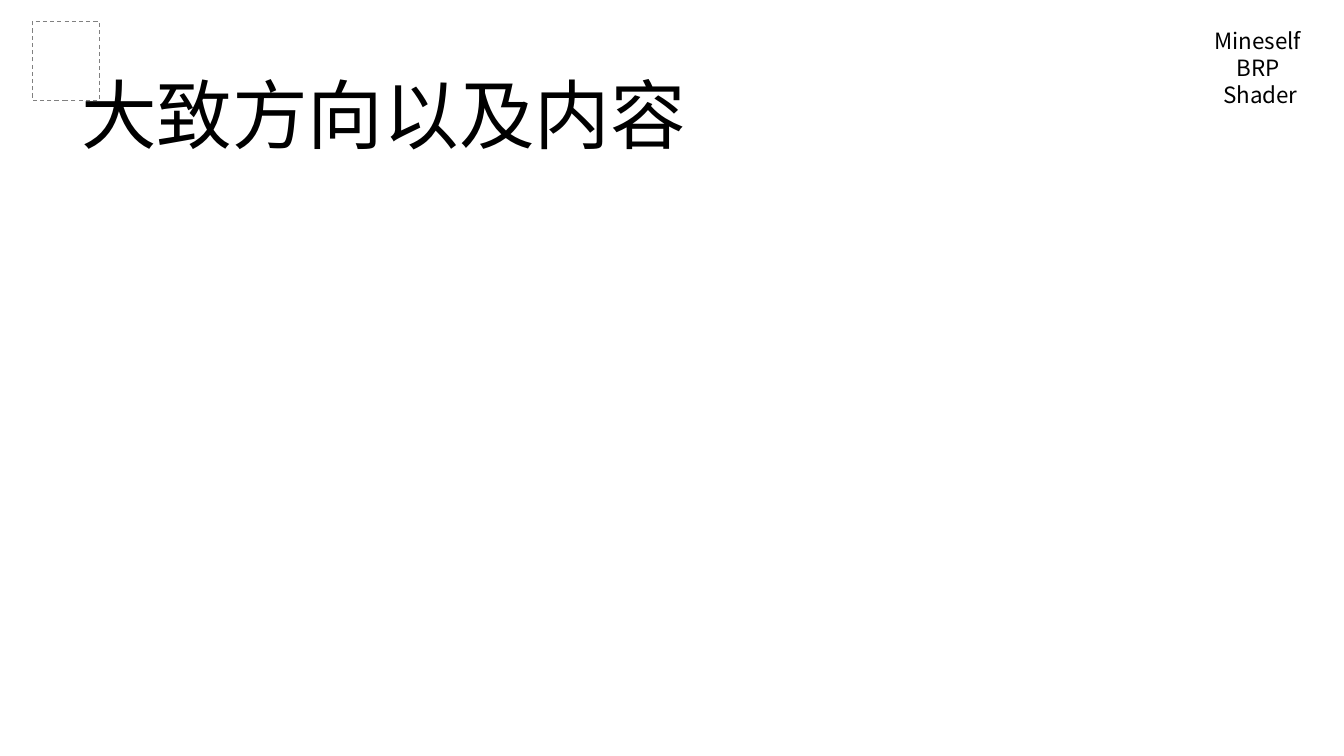
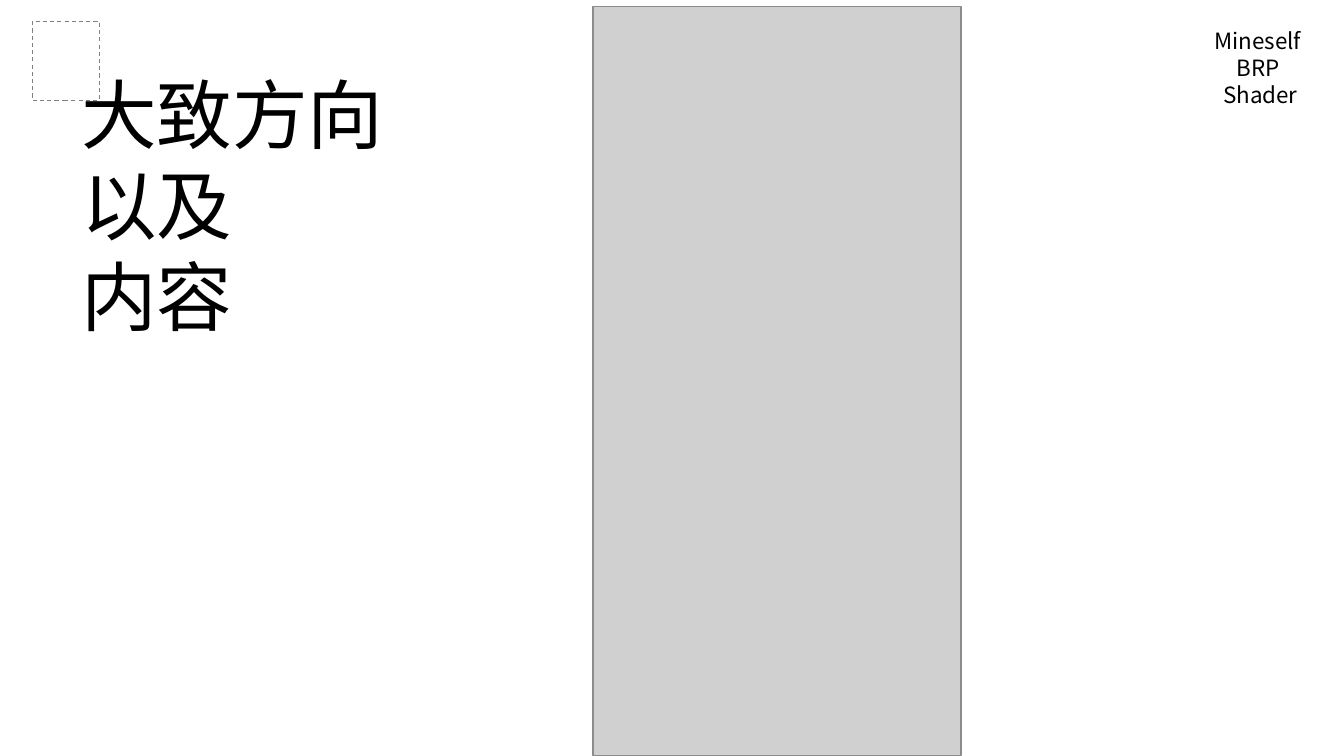
Before and after one commit to mineselfQAQ/MineselfBRPShader, a slide deck: slide 5 of PPT/0-前言.pptx. Drawn at 1344x756 pixels with LibreOffice and Linux fonts; fonts in the diff are those of the drawing; grey boxes stand for pictures. Boxes give left, top, right and bottom in pixels: in the first picture for what was removed or moved away, otherwise in the second. Text is boxed around its words. In the diff, an @@ line names an element or a change of style, - is before the commit and + after.

```diff
--- a/PPT/0-前言.pptx
+++ b/PPT/0-前言.pptx
@@ picture added at (593, 7, 961, 756) @@
@@ text at (81, 66, 383, 332): text changed @@
-大致方向以及内容
+大致方向
+以及
+内容
```
Also in this commit, not shown: 1 other slide changed, 1 slide added, 1 other file.
